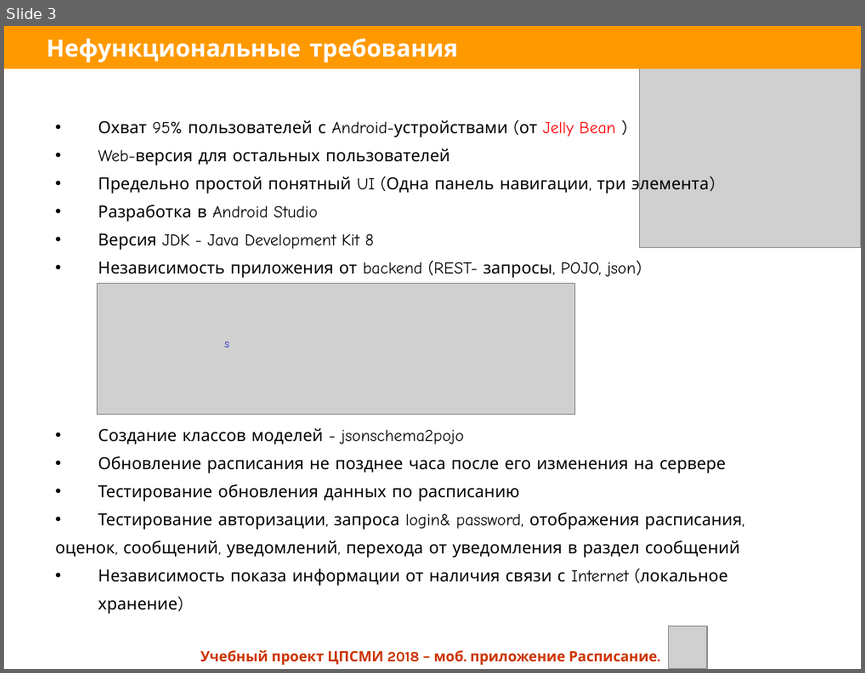
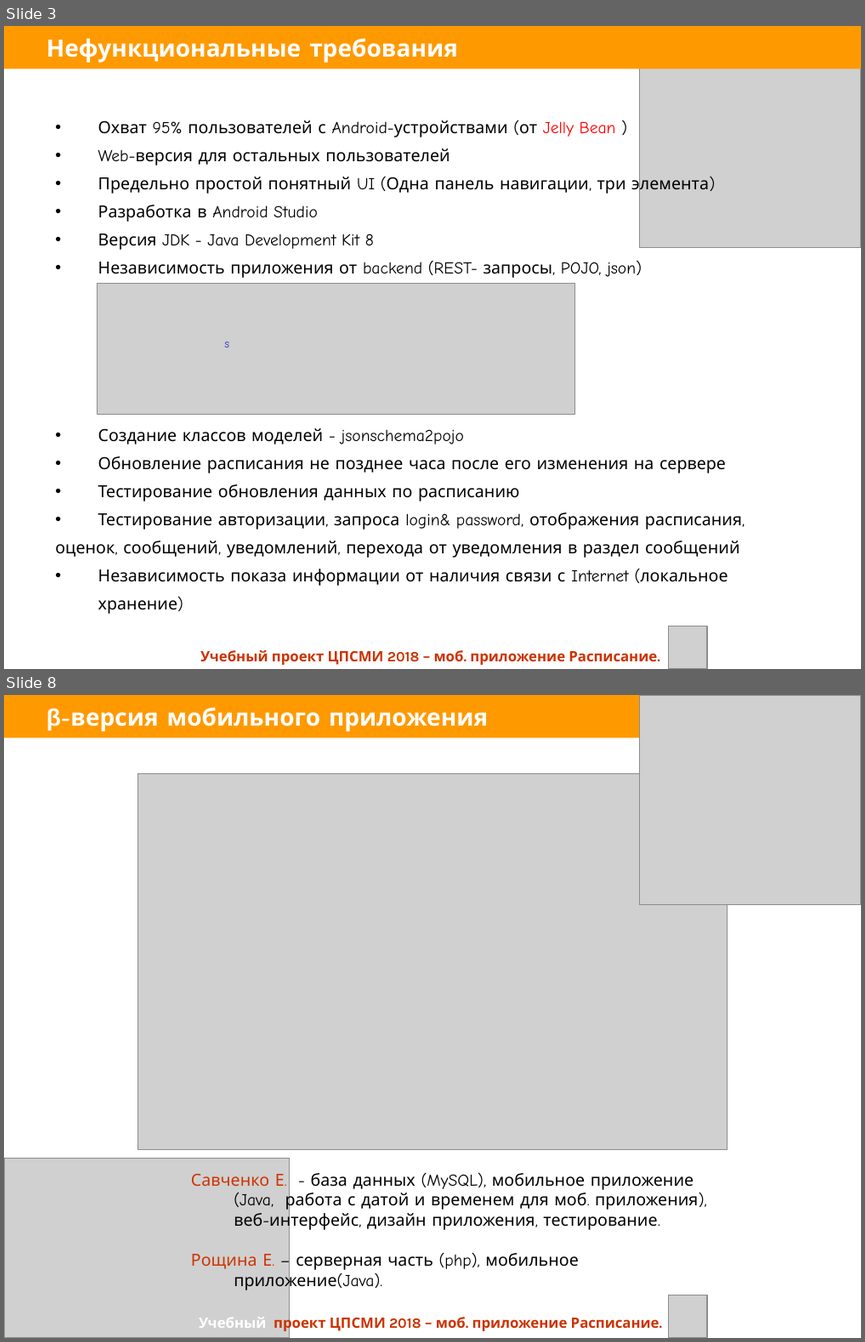
Before and after one commit to elena-roshchina/schedule-cpsmi, a slide deck: Itinerary2.ppt. Shown one above the other, each under a label of ours: slide 3 before the commit, slides 3 and 8 after it; the slides between them are not shown. The pictures are 865x673 and 865x1342 pixels, drawn with LibreOffice and Linux fonts; fonts in the diff are those of the drawing; grey boxes stand for pictures. Boxes give left, top, right and bottom in pixels: in the first picture for what was removed or moved away, otherwise in the second. Text is boxed around its words. In the diff, an @@ line names an element or a change of style, - is before the commit and + after.

```diff
--- a/Itinerary2.ppt
+++ b/Itinerary2.ppt
@@ slide 8 added at (x1=4, y1=695, x2=861, y2=1338), background #FFFFFF @@
@@ title added at (x1=4, y1=695, x2=861, y2=737), fill #FF9900, 20 pt, text #FFFFFF, bold @@
+β-версия мобильного приложения
@@ picture added at (x1=640, y1=695, x2=861, y2=904) @@
@@ picture added at (x1=137, y1=774, x2=726, y2=1150) @@
@@ picture added at (x1=4, y1=1157, x2=290, y2=1338) @@
@@ text added at (x1=191, y1=1172, x2=707, y2=1291), 14 pt, text #000000 @@
+Савченко Е. - база данных (MySQL), мобильное приложение (Java, работа с датой и временем для моб. приложения), веб-интерфейс, дизайн приложения, тестирование.
+Рощина Е. – серверная часть (php), мобильное приложение(Java).
@@ picture added at (x1=668, y1=1295, x2=707, y2=1338) @@
@@ text added at (x1=199, y1=1314, x2=659, y2=1332), 12 pt, text #CC3300, bold @@
+Учебный проект ЦПСМИ 2018 – моб. приложение Расписание.
```
Also in this commit, not shown: 3 slides changed, 3 other slides added, 5 slides removed.
